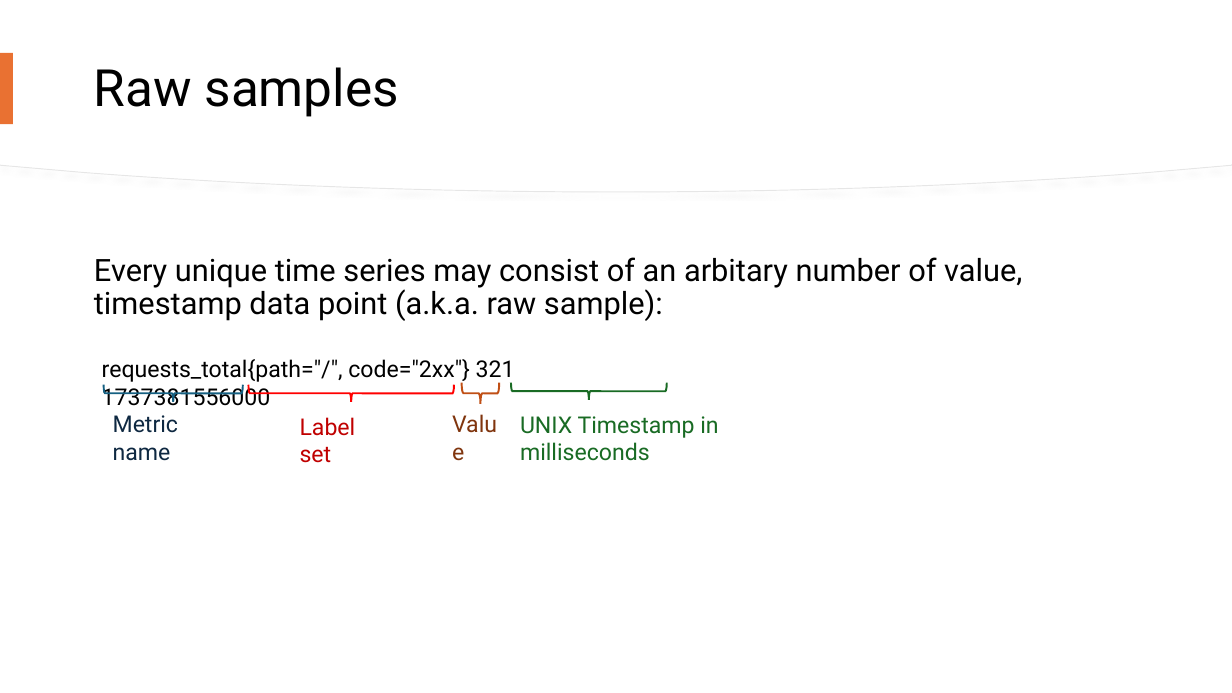
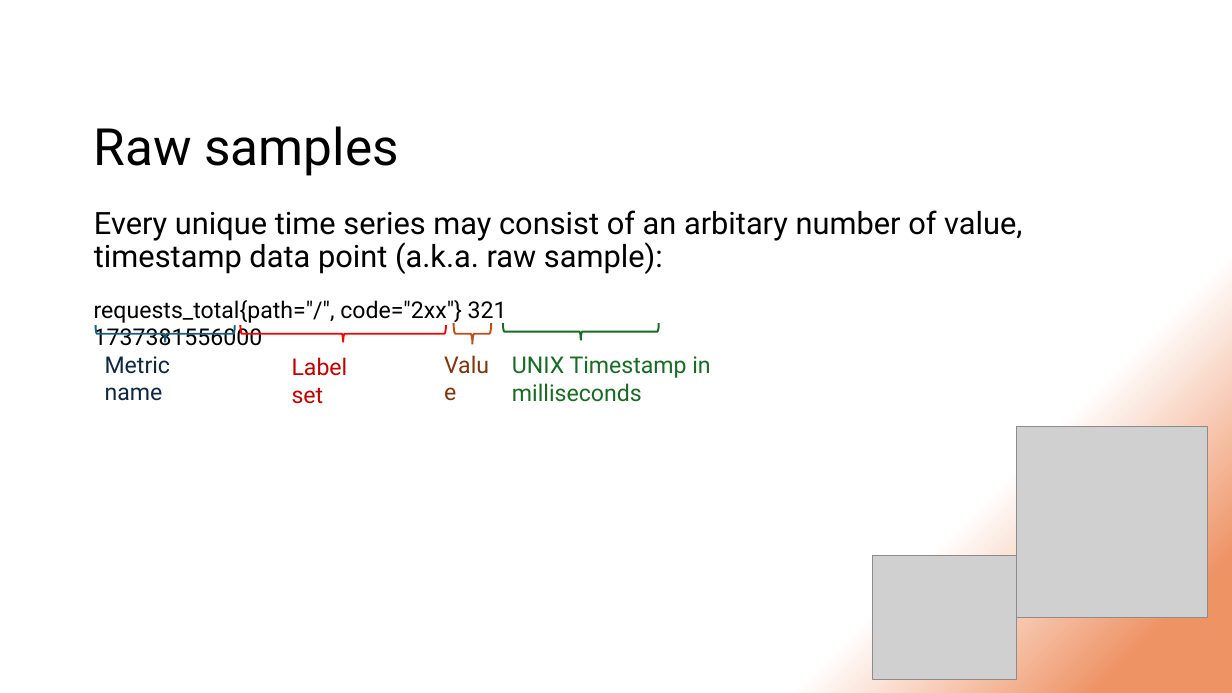
Before and after one commit to DStefanow/victoriametrics-poc, a slide deck: slide 9 of presentation-content/migrating-from-prometheus-to-vm.pptx. Drawn at 1232x693 pixels with LibreOffice and Linux fonts; fonts in the diff are those of the drawing; grey boxes stand for pictures. Boxes give left, top, right and bottom in pixels: in the first picture for what was removed or moved away, otherwise in the second. Text is boxed around its words. In the diff, an @@ line names an element or a change of style, - is before the commit and + after.

Commit message:
Change background for presentation

```diff
--- a/presentation-content/migrating-from-prometheus-to-vm.pptx
+++ b/presentation-content/migrating-from-prometheus-to-vm.pptx
@@ background #FFFFFF to gradient #FFFFFF to #EE9364 @@
@@ freeform shape removed at (x1=0, y1=0, x2=1232, y2=192) @@
@@ freeform shape removed at (x1=0, y1=0, x2=1232, y2=191) @@
@@ rectangle removed at (x1=0, y1=53, x2=13, y2=124) @@
@@ title "Raw samples" moved from (x1=94, y1=67, x2=399, y2=117) to (x1=94, y1=126, x2=398, y2=176) @@
@@ text "Every unique time series may ..." moved from (x1=94, y1=257, x2=1022, y2=321) to (x1=94, y1=210, x2=1022, y2=274) @@
@@ 3 texts, 3 right braces moved together from (x1=104, y1=383, x2=718, y2=461) to (x1=95, y1=323, x2=710, y2=402) @@
@@ 2 texts, 1 right brace moved together from (x1=102, y1=359, x2=515, y2=463) to (x1=94, y1=300, x2=507, y2=404) @@
@@ picture added at (x1=1017, y1=427, x2=1208, y2=618) @@
@@ picture added at (x1=872, y1=555, x2=1017, y2=679) @@
```
Also in this commit, not shown: 46 other slides changed, 3 slides added, 3 slides removed.
